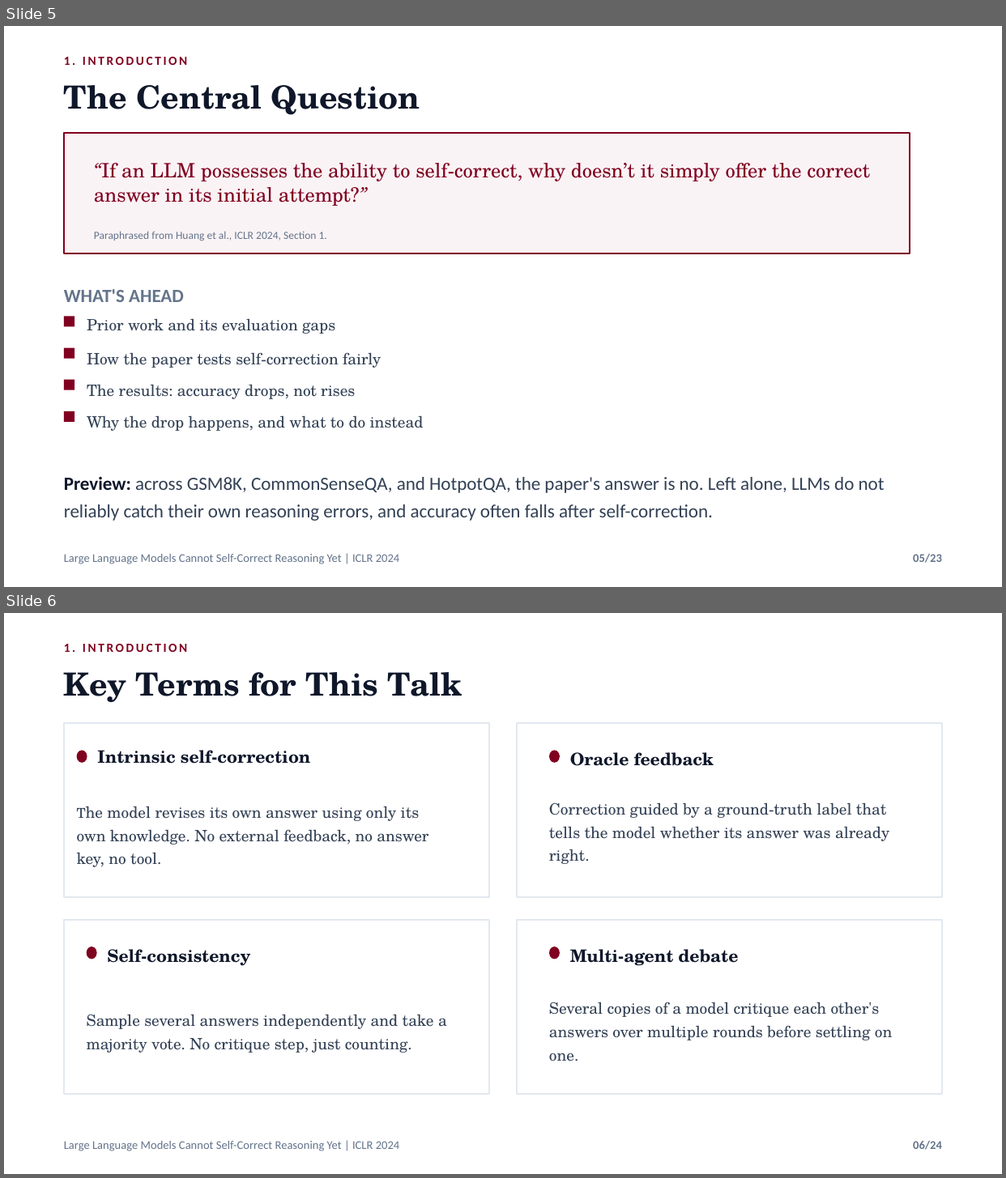
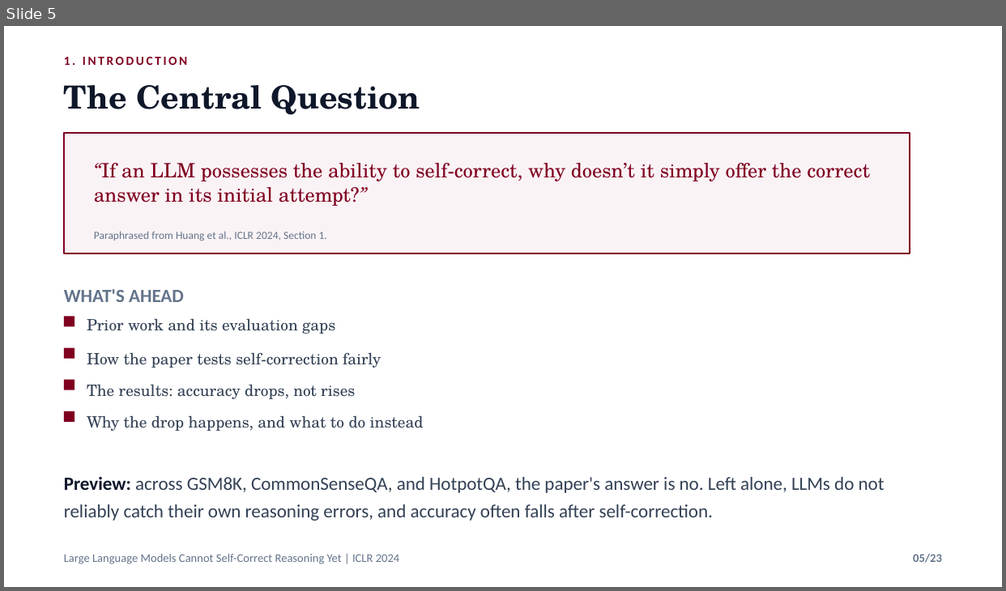
Before and after one commit to nafiskabbo/presentation, a slide deck: output/LLM_Self_Correction_ICLR2024_Group_Presentation-final.pptx. Shown one above the other, each under a label of ours: slides 5 and 6 before the commit, slide 5 after it. The pictures are 1006x1178 and 1006x591 pixels, drawn with LibreOffice and Linux fonts; fonts in the diff are those of the drawing. Boxes give left, top, right and bottom in pixels: in the first picture for what was removed or moved away, otherwise in the second. Text is boxed around its words. In the diff, an @@ line names an element or a change of style, - is before the commit and + after.

Commit message:
Update presentation files: replace the final PDF and PPTX for the LLM Self-Correction ICLR 2024 group presentation with the latest versions to ensure consistency and accuracy in the output directory.

```diff
--- a/output/LLM_Self_Correction_ICLR2024_Group_Presentation-final.pptx
+++ b/output/LLM_Self_Correction_ICLR2024_Group_Presentation-final.pptx
@@ slide 6 removed at box(4, 613, 1002, 1174), background #FFFFFF @@
@@ text removed at box(64, 644, 187, 652) @@
-1. INTRODUCTION
@@ text removed at box(64, 672, 462, 702) @@
-Key Terms for This Talk
@@ rectangle removed at box(64, 724, 489, 898) @@
@@ rectangle removed at box(517, 724, 942, 898) @@
@@ ellipse removed at box(77, 751, 87, 764) @@
@@ text removed at box(97, 750, 310, 764) @@
-Intrinsic self-correction
@@ ellipse removed at box(549, 751, 560, 764) @@
@@ text removed at box(570, 752, 714, 766) @@
-Oracle feedback
@@ text removed at box(77, 806, 428, 867) @@
-The model revises its own answer using only its own knowledge. No external feedback, no answer key, no tool.
@@ text removed at box(549, 803, 889, 864) @@
-Correction guided by a ground-truth label that tells the model whether its answer was already right.
@@ rectangle removed at box(64, 920, 489, 1095) @@
@@ rectangle removed at box(517, 920, 942, 1095) @@
@@ ellipse removed at box(86, 946, 97, 960) @@
@@ text removed at box(107, 949, 250, 966) @@
-Self-consistency
@@ ellipse removed at box(549, 946, 560, 960) @@
@@ text removed at box(570, 949, 738, 966) @@
-Multi-agent debate
@@ text removed at box(87, 1014, 447, 1053) @@
-Sample several answers independently and take a majority vote. No critique step, just counting.
@@ text removed at box(549, 1002, 892, 1062) @@
-Several copies of a model critique each other's answers over multiple rounds before settling on one.
@@ text removed at box(64, 1141, 399, 1152) @@
-Large Language Models Cannot Self-Correct Reasoning Yet | ICLR 2024
@@ text removed at box(913, 1141, 942, 1150) @@
-06/24
```
Also in this commit, not shown: 18 slides changed, 1 other file.
